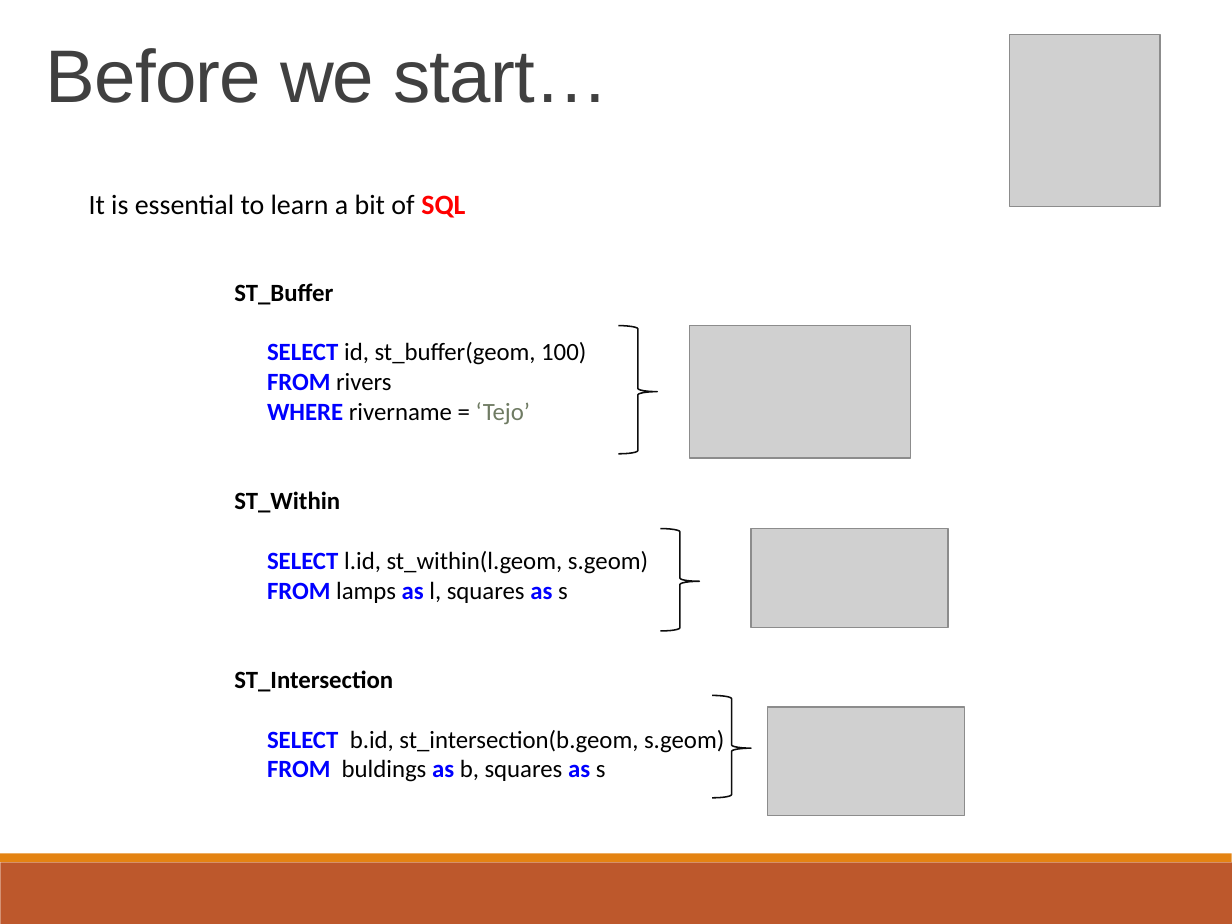
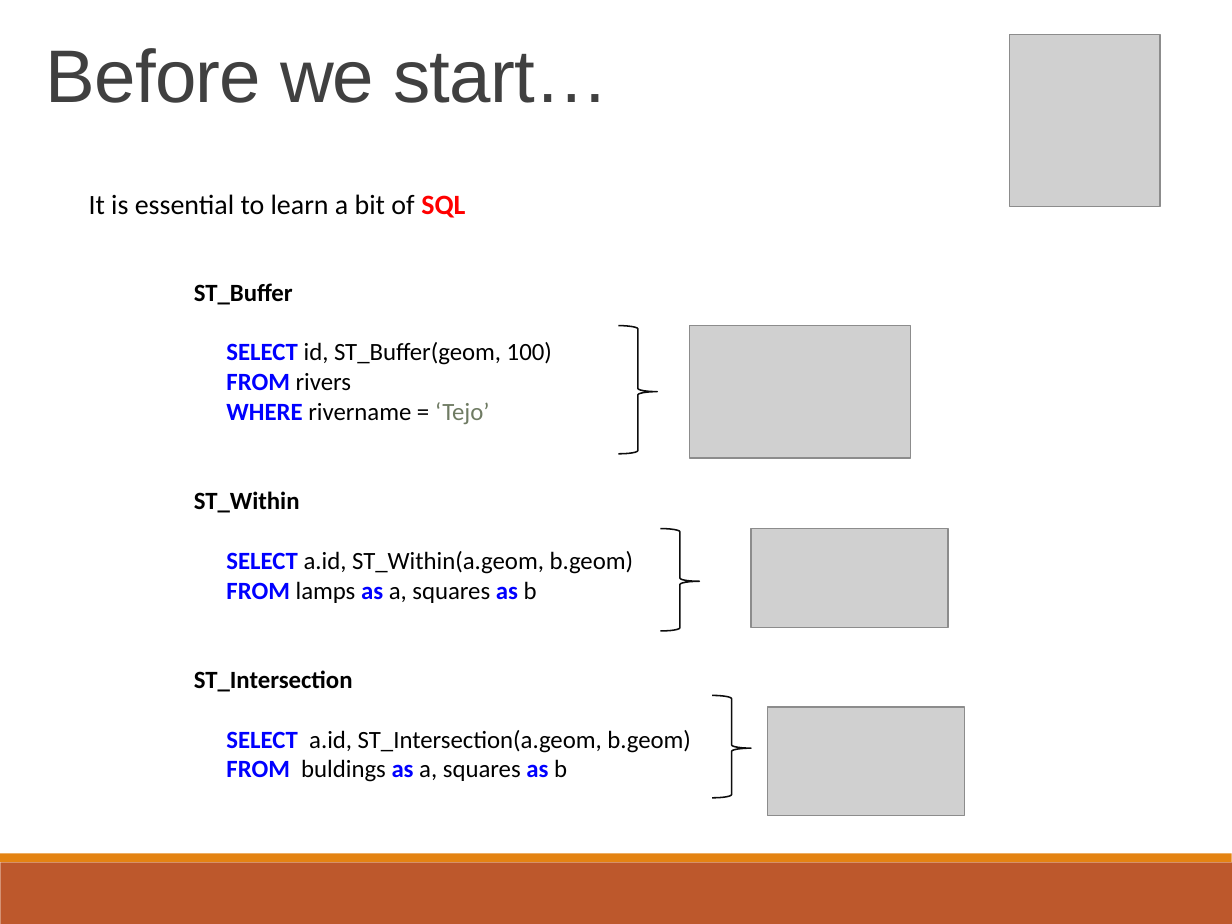
Before and after one commit to lcalisto/workshop-postgis-vector, a slide deck: slide 5 of presentation.pptx. Drawn at 1232x924 pixels with LibreOffice and Linux fonts; fonts in the diff are those of the drawing; grey boxes stand for pictures. Boxes give left, top, right and bottom in pixels: in the first picture for what was removed or moved away, otherwise in the second. Text is boxed around its words. In the diff, an @@ line names an element or a change of style, - is before the commit and + after.

```diff
--- a/presentation.pptx
+++ b/presentation.pptx
@@ text "ST_Buffer": place and size @@
-text "ST_Buffer" at box(234, 283, 724, 782)
+text "ST_Buffer" at box(194, 283, 691, 782)
@@ text at box(226, 342, 552, 365): text changed @@
-    SELECT id, st_buffer(geom, 100)
+    SELECT id, ST_Buffer(geom, 100)
@@ text at box(226, 551, 634, 603): text changed @@
-    SELECT l.id, st_within(l.geom, s.geom)
-    FROM lamps as l, squares as s
+    SELECT a.id, ST_Within(a.geom, b.geom)
+    FROM lamps as a, squares as b
@@ text at box(226, 730, 691, 782): text changed @@
-    SELECT b.id, st_intersection(b.geom, s.geom)
-    FROM buldings as b, squares as s
+    SELECT a.id, ST_Intersection(a.geom, b.geom)
+    FROM buldings as a, squares as b
```
Also in this commit, not shown: 3 other slides changed, 1 other file.
